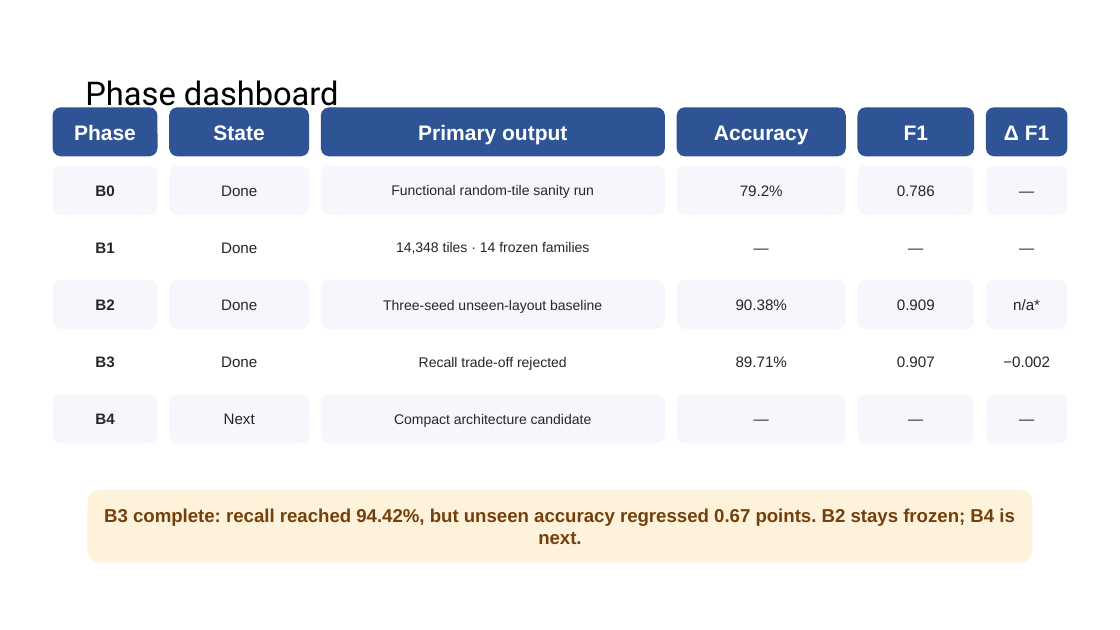
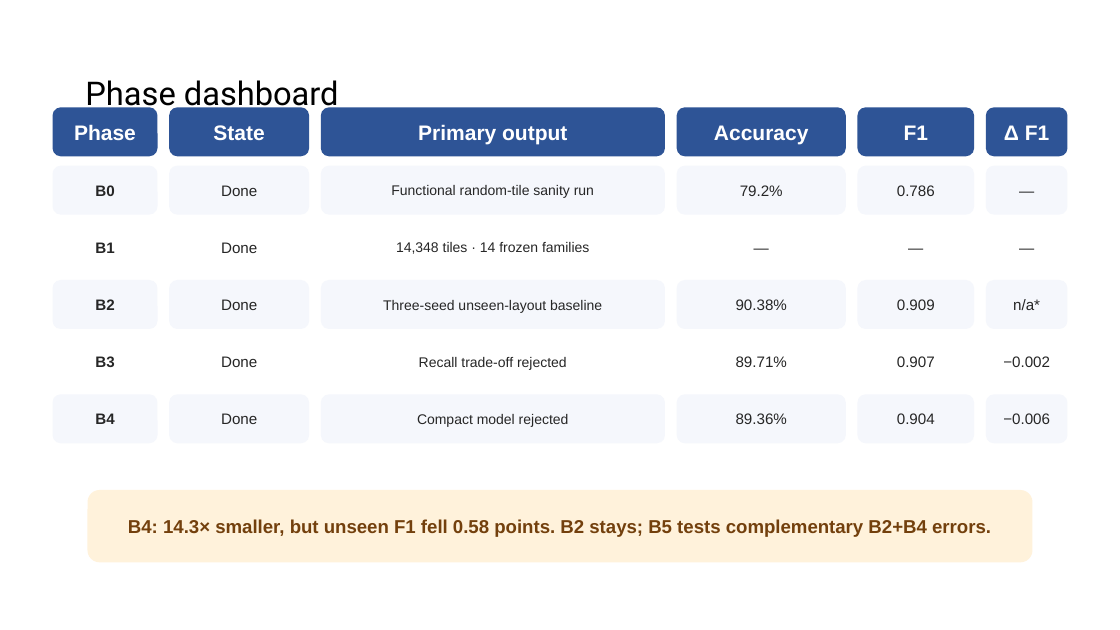
Before and after one commit to nocleo/ADVLSI2_Project_updated, a slide deck: slide 16 of presentation/ADVLSI2_DRC_CNN_Project_Progress.pptx. Drawn at 1120x630 pixels with LibreOffice and Linux fonts; fonts in the diff are those of the drawing. Boxes give left, top, right and bottom in pixels: in the first picture for what was removed or moved away, otherwise in the second. Text is boxed around its words. In the diff, an @@ line names an element or a change of style, - is before the commit and + after.

Commit message:
Document completed B4 architecture experiment

```diff
--- a/presentation/ADVLSI2_DRC_CNN_Project_Progress.pptx
+++ b/presentation/ADVLSI2_DRC_CNN_Project_Progress.pptx
@@ text in rounded rectangle at [221, 413, 257, 424]: text changed @@
-Next
+Done
@@ text in rounded rectangle at [417, 414, 569, 427]: text changed @@
-Compact architecture candidate
+Compact model rejected
@@ text in rounded rectangle at [736, 413, 787, 424]: text changed @@
-—
+89.36%
@@ text in rounded rectangle at [897, 413, 935, 424]: text changed @@
-—
+0.904
@@ text in rounded rectangle at [1003, 413, 1050, 424]: text changed @@
-—
+−0.006
@@ text in rounded rectangle at [128, 519, 991, 537]: text changed @@
-B3 complete: recall reached 94.42%, but unseen accuracy regressed 0.67 points. B2 stays frozen; B4 is next.
+B4: 14.3× smaller, but unseen F1 fell 0.58 points. B2 stays; B5 tests complementary B2+B4 errors.
```
Also in this commit, not shown: 3 other slides changed, 2 slides added, 6 other files.
